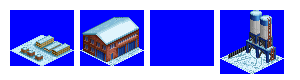
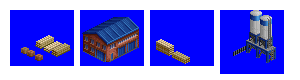
The second (300, 80) image is a revision of the first. Changes to its layers:
hid "snow", painted on it over [10, 10, 284, 74]
added layer "stacks" above "Group 1" over [156, 39, 190, 64]
painted on "silos" (2nd of 2, in "silos") over [267, 17, 274, 61]
painted on "fence copy 2" over [228, 52, 233, 59]
